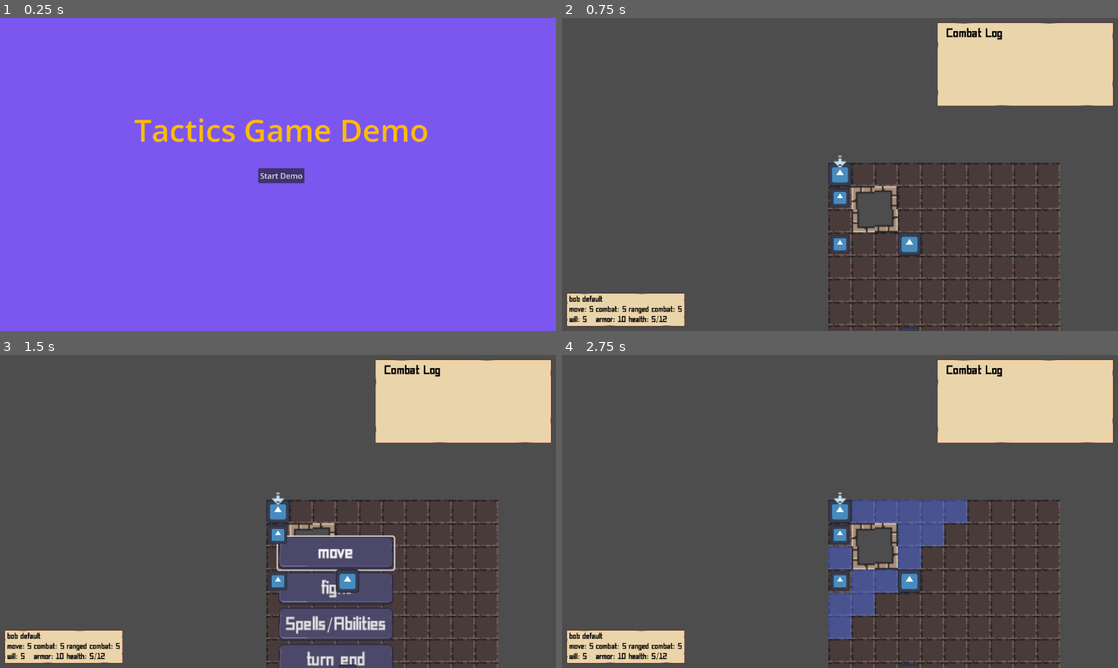
Above: before the commit, frames 1-4 (two rows, left to right).
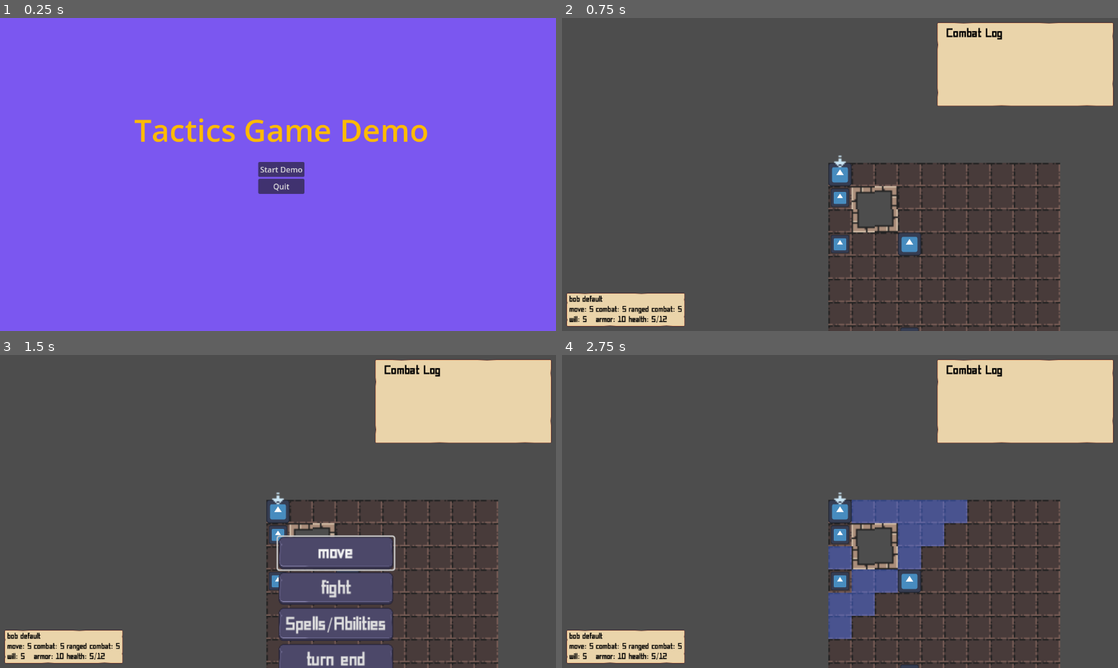
Above: after the commit, the same moments.

Repository: brianhall1313/dungeon-tactics
Game: Godot game, scene res://Scene/start_screen.tscn
The game is run twice, just before and just after one commit, with the same random seed, the same clock (stepped at 60 frames per second) and the same inputs. The engine's default icon, where the game draws it, is replaced by a stand-in: a white triangle on a blue panel in a dark square.
Inputs (mouse positions are in pixels of both pictures, inside the frame that each line leads up to):
- Up to frame 1 (0.25 s): no input
- Up to frame 2 (0.75 s): click "Start Demo" at 0.5 s
- Up to frame 3 (1.5 s): tap Enter at 1.25 s; move the mouse to (461, 401) at 1.27 s
- Up to frame 4 (2.75 s): click "move" at 2 s

The runs differ from the first frame. In frame 1, 0.6% of the frame differs, in the area x 46-55%, y 46-57%; in frame 2, nothing differs; in frame 3, 0.3%; in frame 4, nothing differs.

Commit message:
fixed some more menu wierdness, added a quit option

Diff:
--- a/Global/Global.gd
+++ b/Global/Global.gd
@@ -2,7 +2,7 @@
 
 var current_state:State
 var dead_position:Vector2
-var debug:bool = false
+var debug:bool = true
 var Character=preload("res://Scene/Character.tscn")
 var cell_size:int = 16
 @onready var free_spaces:Array=[4]
--- a/Scene/Character.gd
+++ b/Scene/Character.gd
@@ -18,7 +18,7 @@
 									'accessory 1':{},
 									'accessory 2':{}
 									}
-@export var spells:Array=["Elemental Bolt",'Summon Undead']
+@export var spells:Array=["Elemental Bolt",'Summon Undead','Heal']
 @export var abilities:Array=[]
 @export var experience:int=0
 @export var inventory:Array=[]
--- a/Scene/Map.gd
+++ b/Scene/Map.gd
@@ -5,7 +5,6 @@
 @onready var battle_lists=$battle_lists
 @onready var players_list
 @onready var enemies_list
-#@onready var combat_log=$CanvasLayer/PanelContainer/combat_log
 @onready var selected_ui=$CanvasLayer/selected_character_info
 @onready var targeted_ui=$CanvasLayer/targeted_character_info
 @onready var action:String=''
@@ -487,7 +486,12 @@
 	var ok_to_summon=MovementTools.can_move_to(board_state,summon,summon.default_position)
 	print('time to summon')
 	if ok_to_summon:
-		battle_lists.add_character(summon)
+		var cast = AttackTools._dice_roll()+current_character.will
+		if cast >= SpellsAndAbilities.spells_and_abilities_directory[action]['cost']:
+			print(cast)
+			battle_lists.add_character(summon)
+		else:
+			GlobalSignalBus.combat_message.emit(current_character.character_name + ' has failed to cast: got a '+str(cast))
 		GlobalSignalBus.change_state.emit('grid_interact')
 		current_character.turn('action')
 		action=''
--- a/Scene/encounter_manager.tscn
+++ b/Scene/encounter_manager.tscn
@@ -54,8 +54,6 @@
 [connection signal="escape_pressed" from="FiniteStateMachine/grid_interact" to="Map" method="_on_grid_interact_escape_pressed"]
 [connection signal="grid_interaction" from="FiniteStateMachine/grid_interact" to="Map" method="_on_grid_interact_grid_interaction"]
 [connection signal="escape_pressed" from="FiniteStateMachine/character_interaction" to="Map" method="_on_character_interaction_escape_pressed"]
-[connection signal="grid_interaction" from="FiniteStateMachine/character_interaction" to="Map" method="_on_character_interaction_grid_interaction"]
-[connection signal="show_fight_menu" from="FiniteStateMachine/character_interaction" to="Map" method="_on_character_interaction_show_fight_menu"]
 [connection signal="escape_pressed" from="FiniteStateMachine/movement_selection" to="Map" method="_on_movement_selection_escape_pressed"]
 [connection signal="grid_interaction" from="FiniteStateMachine/movement_selection" to="Map" method="_on_movement_selection_grid_interaction"]
 [connection signal="escape_pressed" from="FiniteStateMachine/fight_selection" to="Map" method="_on_fight_selection_escape_pressed"]
--- a/Scene/field_menu.tscn
+++ b/Scene/field_menu.tscn
@@ -3,6 +3,7 @@
 [ext_resource type="Script" path="res://Scene/field_menu.gd" id="1_ofjwi"]
 
 [node name="field_menu" type="Control"]
+top_level = true
 layout_mode = 3
 anchors_preset = 15
 anchor_right = 1.0
--- a/Scene/fight_menu.gd
+++ b/Scene/fight_menu.gd
@@ -18,7 +18,6 @@
 
 
 func update_menu(character):
-	print('the update menu has been interacted with')
 	if character:
 		if len(character.abilities)>0 or len(character.spells)>0:
 			populate_submenu(character)
@@ -30,7 +29,6 @@
 		else:
 			move_button.set_disabled(false)
 		if character.turn_tracker["action"]==true:
-			print('that shit should be hidden')
 			fight_button.set_disabled(true)
 			sa_button.set_disabled(true)
 		else:
--- a/Scene/fight_menu.tscn
+++ b/Scene/fight_menu.tscn
@@ -10,6 +10,7 @@
 [ext_resource type="Script" path="res://Scene/sa_menu.gd" id="6_cu1po"]
 
 [node name="menus" type="Control"]
+top_level = true
 layout_mode = 3
 anchors_preset = 0
 offset_right = 153.0
--- a/Scene/start_screen.gd
+++ b/Scene/start_screen.gd
@@ -5,3 +5,7 @@
 
 func _on_button_button_up():
 	get_tree().change_scene_to_file("res://Scene/encounter_manager.tscn")
+
+
+func _on_quit_button_button_up():
+	get_tree().quit()
--- a/Scene/start_screen.tscn
+++ b/Scene/start_screen.tscn
@@ -45,12 +45,17 @@
 grow_horizontal = 2
 grow_vertical = 2
 
-[node name="Button" type="Button" parent="ColorRect/VBoxContainer"]
+[node name="start_demo_button" type="Button" parent="ColorRect/VBoxContainer"]
 layout_mode = 2
 text = "Start Demo"
+
+[node name="quit_button" type="Button" parent="ColorRect/VBoxContainer"]
+layout_mode = 2
+text = "Quit"
 
 [node name="AudioStreamPlayer" type="AudioStreamPlayer" parent="."]
 stream = ExtResource("2_0am64")
 autoplay = true
 
-[connection signal="button_up" from="ColorRect/VBoxContainer/Button" to="." method="_on_button_button_up"]
+[connection signal="button_up" from="ColorRect/VBoxContainer/start_demo_button" to="." method="_on_button_button_up"]
+[connection signal="button_up" from="ColorRect/VBoxContainer/quit_button" to="." method="_on_quit_button_button_up"]
